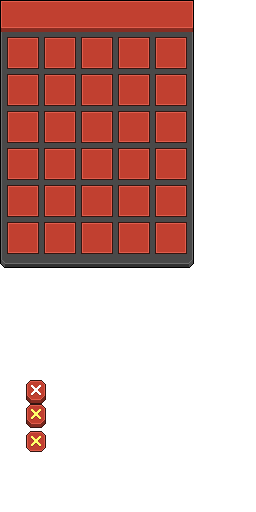
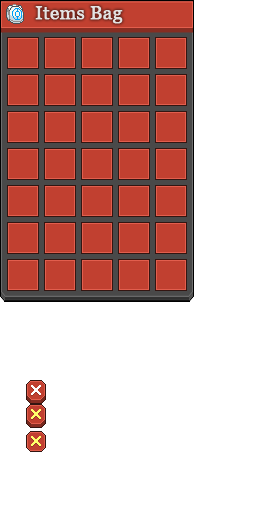
Before/after of a 256 x 512 layered artwork. What changed in the layer stack:
added layer "Camada 1" above "Slots" over [7, 259, 187, 291]
painted on "Frame" over [0, 1, 194, 302]
painted on "Background" over [2, 260, 192, 300]
